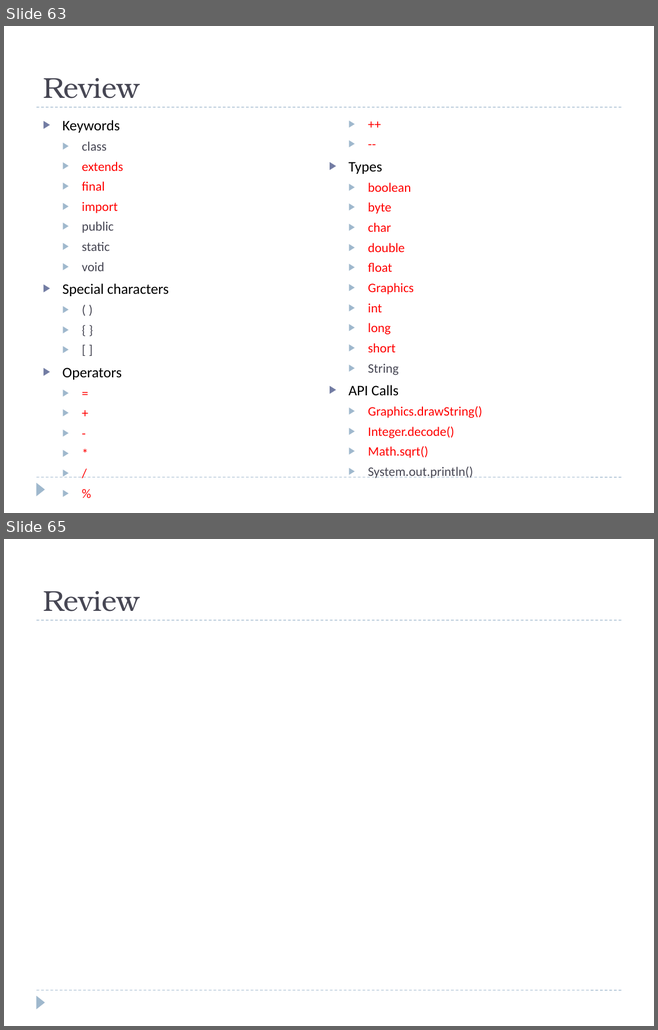
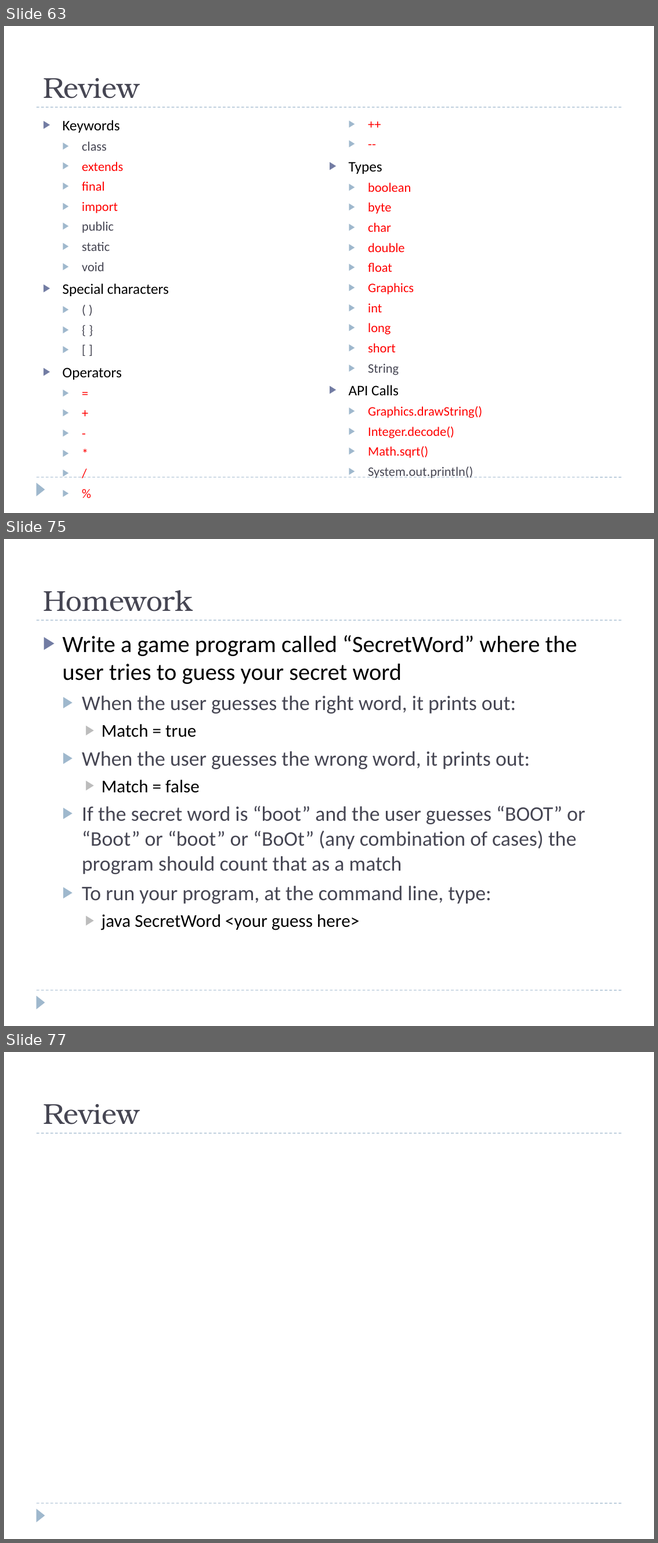
Before and after one commit to bcraig108/JavaClass_2013_Summer, a slide deck: Introduction to Java Programming.pptx. Shown one above the other, each under a label of ours: slides 63 and 65 before the commit, slides 63, 75 and 77 after it; the slides between them are not shown. The pictures are 658x1030 and 658x1543 pixels, drawn with LibreOffice and Linux fonts; fonts in the diff are those of the drawing; background and template pictures are left out. Boxes give left, top, right and bottom in pixels: in the first picture for what was removed or moved away, otherwise in the second. Text is boxed around its words. In the diff, an @@ line names an element or a change of style, - is before the commit and + after.

```diff
--- a/Introduction to Java Programming.pptx
+++ b/Introduction to Java Programming.pptx
@@ slide 75 added at (4, 539, 654, 1026), background #FFFFFF; not listed: 3 template elements that a slide beside it also shows @@
@@ title added at (43, 590, 192, 611), 32 pt, text #464653 @@
+Homework
@@ text added at (63, 635, 585, 931), 23 pt, text #464653 @@
+▶ Write a game program called “SecretWord” where the user tries to guess your secret word
+  ▶ When the user guesses the right word, it prints out:
+    ▶ Match = true
+  ▶ When the user guesses the wrong word, it prints out:
+    ▶ Match = false
+  ▶ If the secret word is “boot” and the user guesses “BOOT” or “Boot” or “boot” or “BoOt” (any combination of cases) the program should count that as a match
+  ▶ To run your program, at the command line, type:
+    ▶ java SecretWord <your guess here>
@@ what was slide 65 is now slide 77 @@
```
Also in this commit, not shown: 1 slide changed, 11 other slides added, 4 other files.
